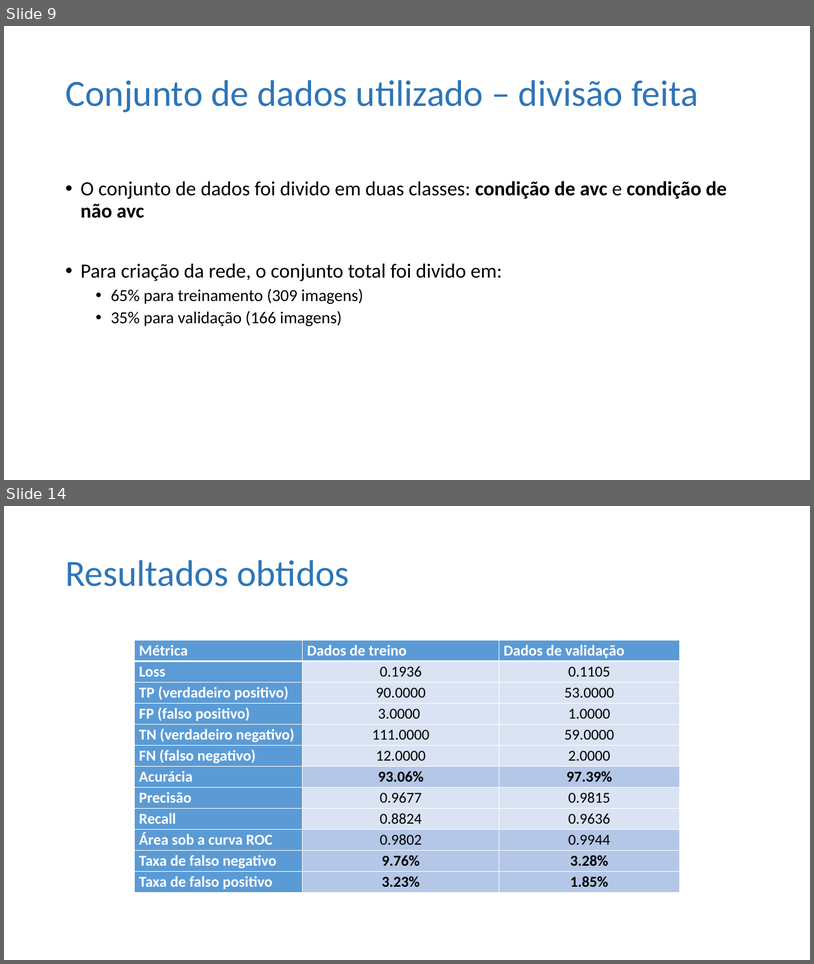
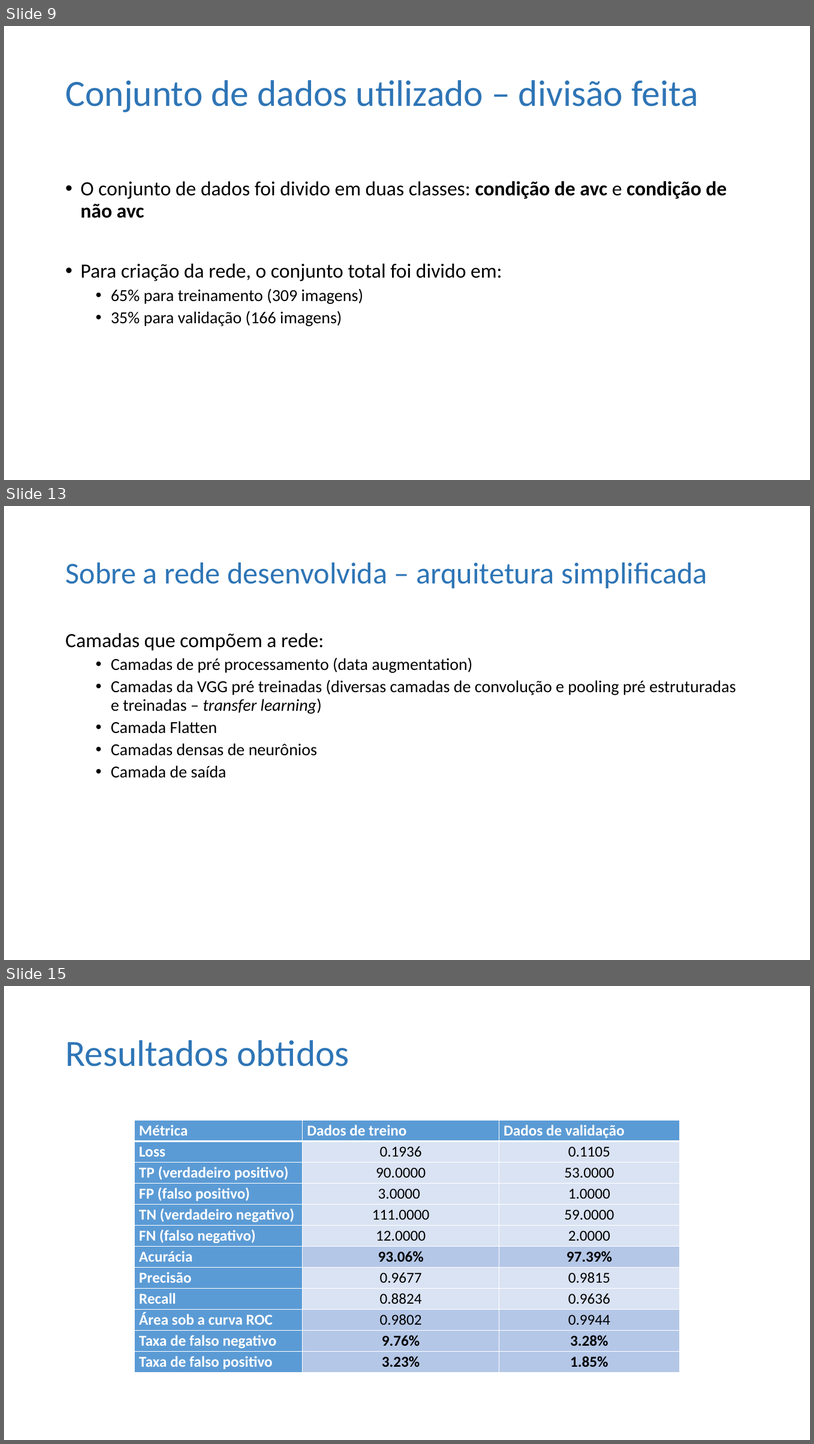
Before and after one commit to ViniPilan/avc-modeling, a slide deck: avc-images/apresentação II.pptx. Shown one above the other, each under a label of ours: slides 9 and 14 before the commit, slides 9, 13 and 15 after it; the slides between them are not shown. The pictures are 814x964 and 814x1444 pixels, drawn with LibreOffice and Linux fonts; fonts in the diff are those of the drawing. Boxes give left, top, right and bottom in pixels: in the first picture for what was removed or moved away, otherwise in the second. Text is boxed around its words. In the diff, an @@ line names an element or a change of style, - is before the commit and + after.

```diff
--- a/avc-images/apresentação II.pptx
+++ b/avc-images/apresentação II.pptx
@@ slide 13 added at (x1=4, y1=506, x2=810, y2=960), background #FFFFFF @@
@@ title added at (x1=65, y1=562, x2=707, y2=588), 36 pt, text #2E75B6 @@
+Sobre a rede desenvolvida – arquitetura simplificada
@@ text added at (x1=65, y1=633, x2=736, y2=778), 20 pt, text #000000 @@
+Camadas que compõem a rede:
+  • Camadas de pré processamento (data augmentation)
+  • Camadas da VGG pré treinadas (diversas camadas de convolução e pooling pré estruturadas e treinadas – transfer learning)
+  • Camada Flatten
+  • Camadas densas de neurônios
+  • Camada de saída
@@ what was slide 14 is now slide 15 @@
```
Also in this commit, not shown: 4 slides changed, 1 other slide added, 1 slide removed.
